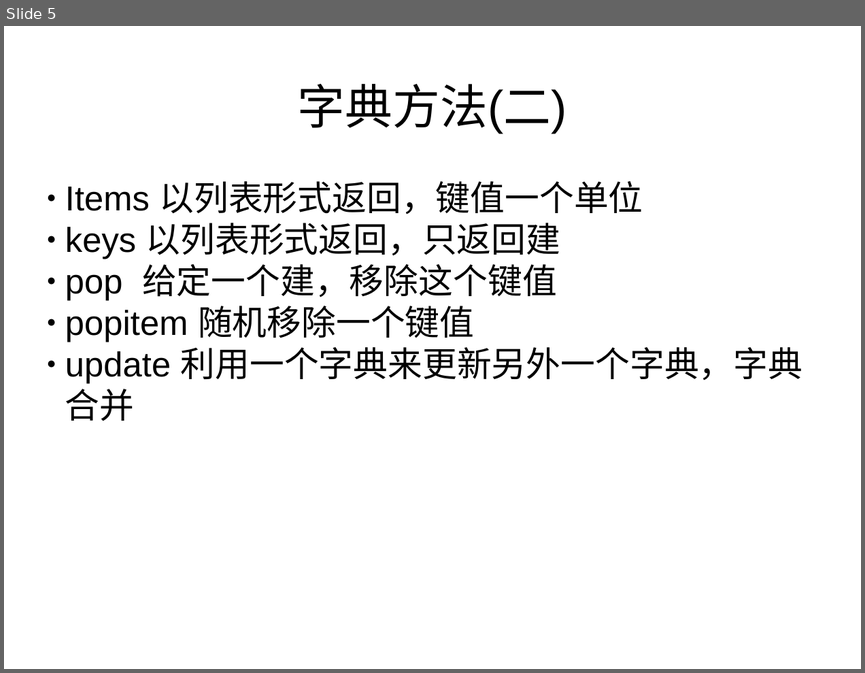
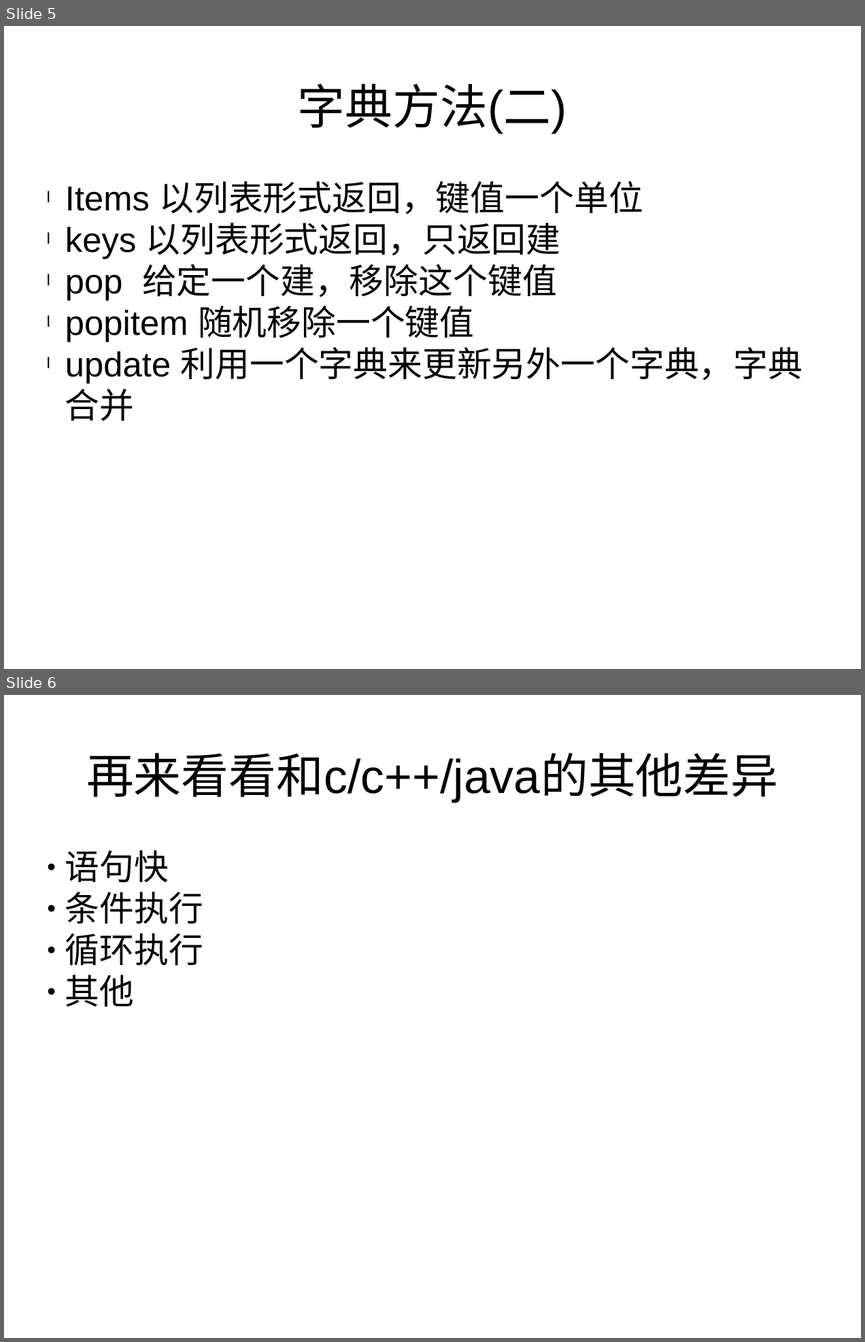
Before and after one commit to haolongzhangm/shell_my, a slide deck: unexeshell/tmp_use/python_l/1/p1.pptx. Shown one above the other, each under a label of ours: slide 5 before the commit, slides 5 and 6 after it. The pictures are 865x673 and 865x1342 pixels, drawn with LibreOffice and Linux fonts; fonts in the diff are those of the drawing. Boxes give left, top, right and bottom in pixels: in the first picture for what was removed or moved away, otherwise in the second. Text is boxed around its words. In the diff, an @@ line names an element or a change of style, - is before the commit and + after.

```diff
--- a/unexeshell/tmp_use/python_l/1/p1.pptx
+++ b/unexeshell/tmp_use/python_l/1/p1.pptx
@@ slide 6 added at bbox=[4, 695, 861, 1338], background #FFFFFF @@
@@ text added at bbox=[86, 753, 778, 803], 44 pt, text #000000 @@
+再来看看和c/c++/java的其他差异
@@ text added at bbox=[65, 850, 203, 1006], 32 pt, text #000000 @@
+● 语句快
+● 条件执行
+● 循环执行
+● 其他
@@ slide 5 changed as well @@
@@ text "Items 以列表形式返回，键值一个单位" at bbox=[65, 181, 803, 421]: bullet ● to l @@
```
Also in this commit, not shown: 4 other slides changed, 7 other slides added.
